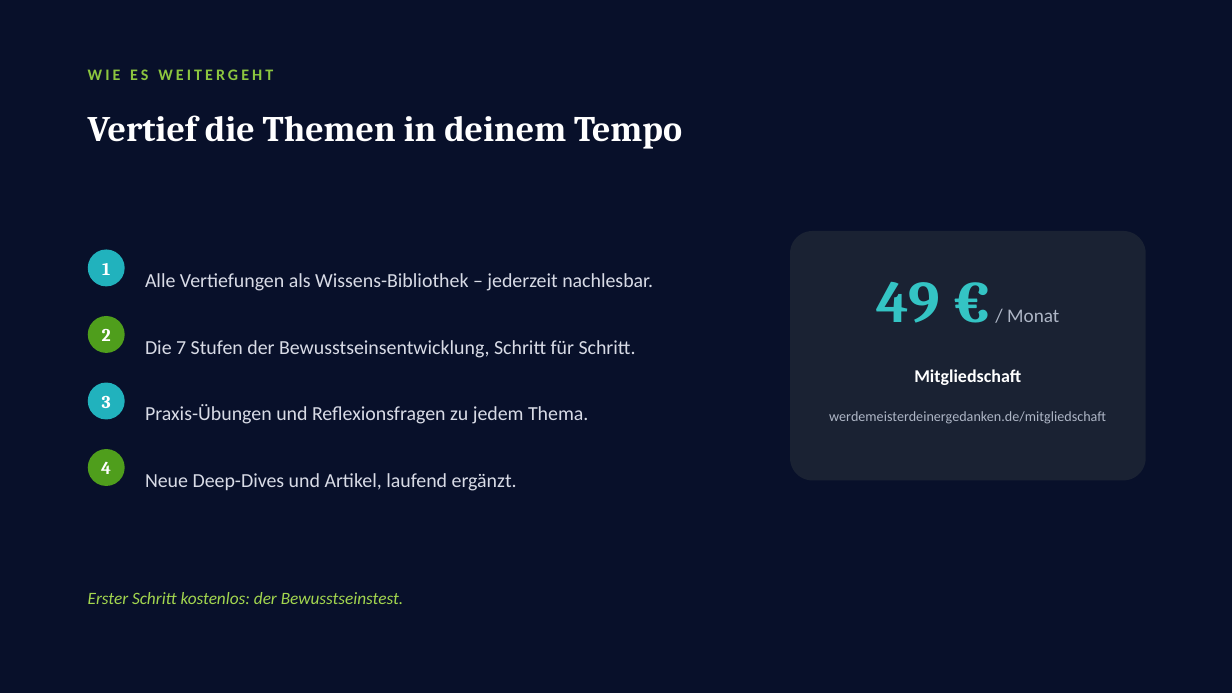
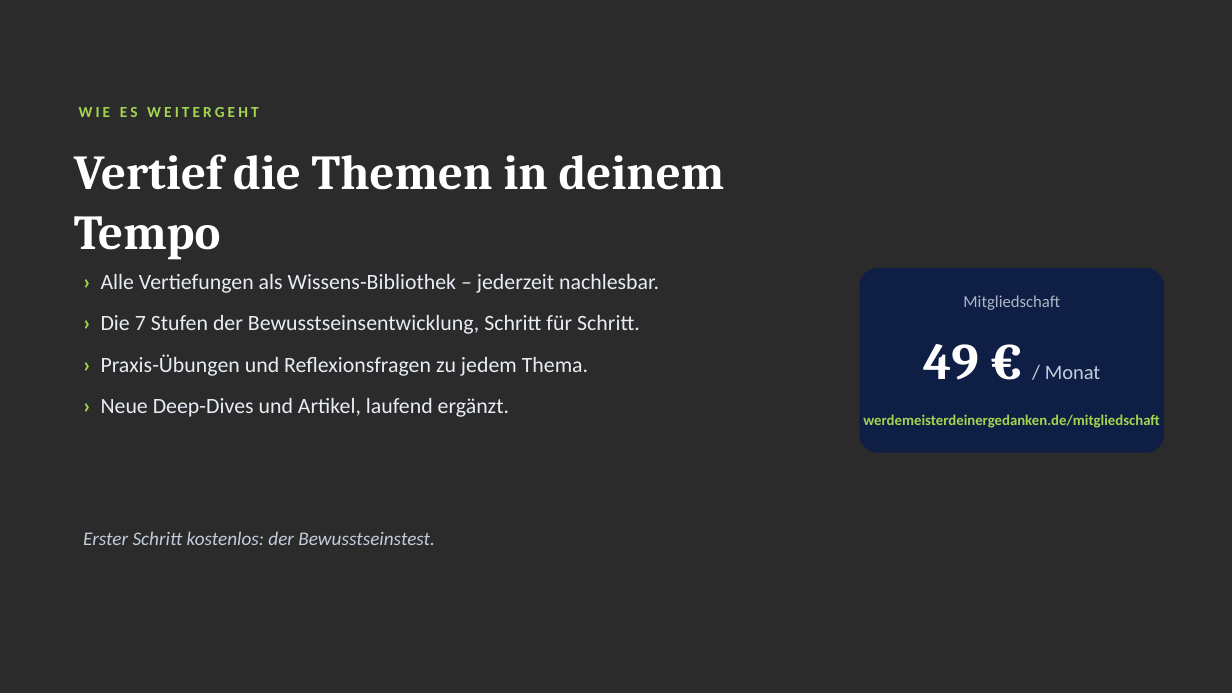
Before and after one commit to Heiko888/werdemeisterdeinergedanken, a slide deck: slide 21 of content/vorlagen/workshop/WMDG-Workshop-Deinen-Kopf-durchdenken.pptx. Drawn at 1232x693 pixels with LibreOffice and Linux fonts; fonts in the diff are those of the drawing; background and template pictures are left out; a plain dark background stands for a picture behind light text. Boxes give left, top, right and bottom in pixels: in the first picture for what was removed or moved away, otherwise in the second. Text is boxed around its words. In the diff, an @@ line names an element or a change of style, - is before the commit and + after.

```diff
--- a/content/vorlagen/workshop/WMDG-Workshop-Deinen-Kopf-durchdenken.pptx
+++ b/content/vorlagen/workshop/WMDG-Workshop-Deinen-Kopf-durchdenken.pptx
@@ background #08102A to picture (left out) @@
@@ text "WIE ES WEITERGEHT" moved from (x1=88, y1=69, x2=273, y2=80) to (x1=79, y1=107, x2=259, y2=117) @@
@@ text "WIE ES WEITERGEHT" at (x1=79, y1=107, x2=259, y2=117): size 12.5 to 12 pt, text colour #8CC63F to #A3D64F @@
@@ text "Vertief die Themen in deinem ..." moved from (x1=88, y1=115, x2=682, y2=149) to (x1=74, y1=154, x2=725, y2=259) @@
@@ text "Vertief die Themen in deinem ..." at (x1=74, y1=154, x2=725, y2=259): size 28 to 38 pt; line spacing 1.05 to 1.03 @@
@@ text "› Alle Vertiefungen als Wissens-Bibliothek ..." at (x1=101, y1=274, x2=659, y2=417): vertical alignment middle to top @@
@@ ellipse removed at (x1=88, y1=250, x2=125, y2=287) @@
-1
@@ rounded rectangle resized from (x1=790, y1=231, x2=1146, y2=481) to (x1=860, y1=268, x2=1165, y2=453) @@
@@ rounded rectangle at (x1=860, y1=268, x2=1165, y2=453): fill #1A2233 to #0F1E44; proportions changed @@
@@ text at (x1=101, y1=274, x2=659, y2=417): text changed; size 15.5 to 17 pt; text colour #D8DBE6 to #E7ECF5 @@
-Alle Vertiefungen als Wissens-Bibliothek – jederzeit nachlesbar.
+› Alle Vertiefungen als Wissens-Bibliothek – jederzeit nachlesbar.
+› Die 7 Stufen der Bewusstseinsentwicklung, Schritt für Schritt.
+› Praxis-Übungen und Reflexionsfragen zu jedem Thema.
+› Neue Deep-Dives und Artikel, laufend ergänzt.
@@ text "Mitgliedschaft" moved from (x1=914, y1=369, x2=1021, y2=385) to (x1=963, y1=295, x2=1060, y2=310) @@
@@ text "Mitgliedschaft" at (x1=963, y1=295, x2=1060, y2=310): size 14 to 13 pt, text colour #FFFFFF to #AEB6C6, bold off @@
@@ ellipse removed at (x1=88, y1=316, x2=125, y2=353) @@
-2
@@ text "49 € / Monat" moved from (x1=876, y1=282, x2=1059, y2=323) to (x1=923, y1=344, x2=1100, y2=380) @@
@@ text "49 € / Monat" at (x1=923, y1=344, x2=1100, y2=380): size 46 to 40 pt, text colour #34C4C4 to #FFFFFF in "49 €"; size 15 to 16 pt, text colour #AEB6C6 to #C3CCDD in "/ Monat" @@
@@ text removed at (x1=145, y1=340, x2=636, y2=358) @@
-Die 7 Stufen der Bewusstseinsentwicklung, Schritt für Schritt.
@@ ellipse removed at (x1=88, y1=383, x2=125, y2=420) @@
-3
@@ text removed at (x1=145, y1=404, x2=588, y2=424) @@
-Praxis-Übungen und Reflexionsfragen zu jedem Thema.
@@ text "werdemeisterdeinergedanken.de/mitgliedschaft" moved from (x1=829, y1=411, x2=1106, y2=424) to (x1=863, y1=414, x2=1160, y2=428) @@
@@ text "werdemeisterdeinergedanken.de/mitgliedschaft" at (x1=863, y1=414, x2=1160, y2=428): size 11 to 11.5 pt, text colour #AEB6C6 to #A3D64F, bold on; line spacing 1.05 to 1 @@
@@ ellipse removed at (x1=88, y1=449, x2=125, y2=486) @@
-4
@@ text removed at (x1=145, y1=473, x2=517, y2=491) @@
-Neue Deep-Dives und Artikel, laufend ergänzt.
@@ text "Erster Schritt kostenlos: der Bewusstseinstest." moved from (x1=88, y1=592, x2=403, y2=604) to (x1=83, y1=531, x2=435, y2=545) @@
@@ text "Erster Schritt kostenlos: der Bewusstseinstest." at (x1=83, y1=531, x2=435, y2=545): size 13.5 to 15 pt, text colour #A3D64F to #C3CCDD @@
```
Also in this commit, not shown: 20 other slides changed, 25 other files.
